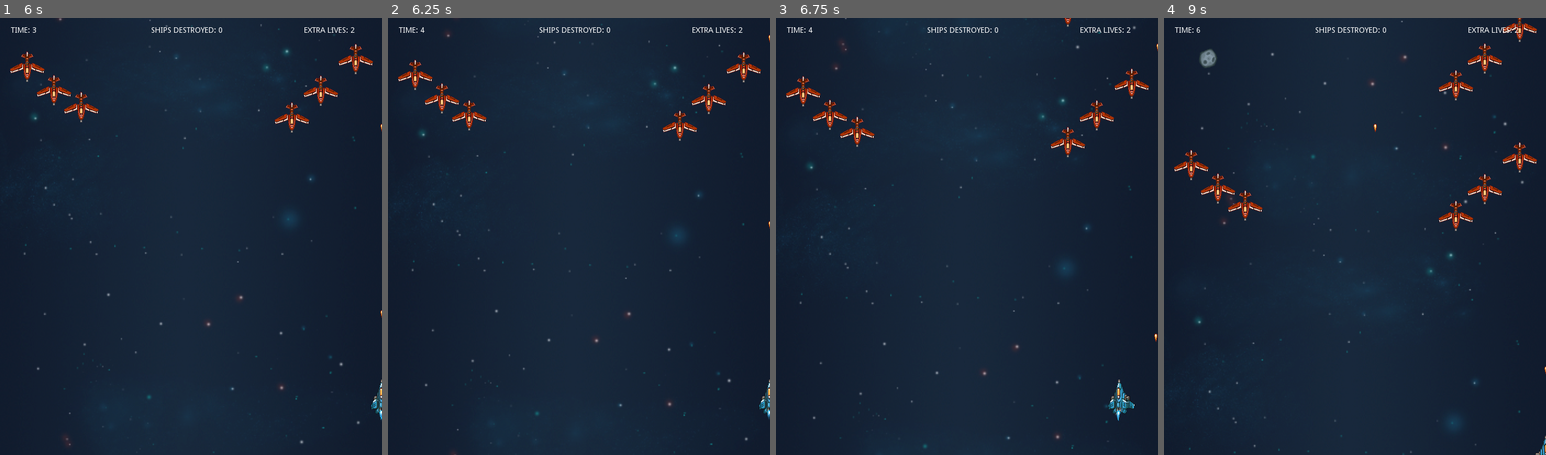
Above: before the commit, frames 1-4 (left to right).
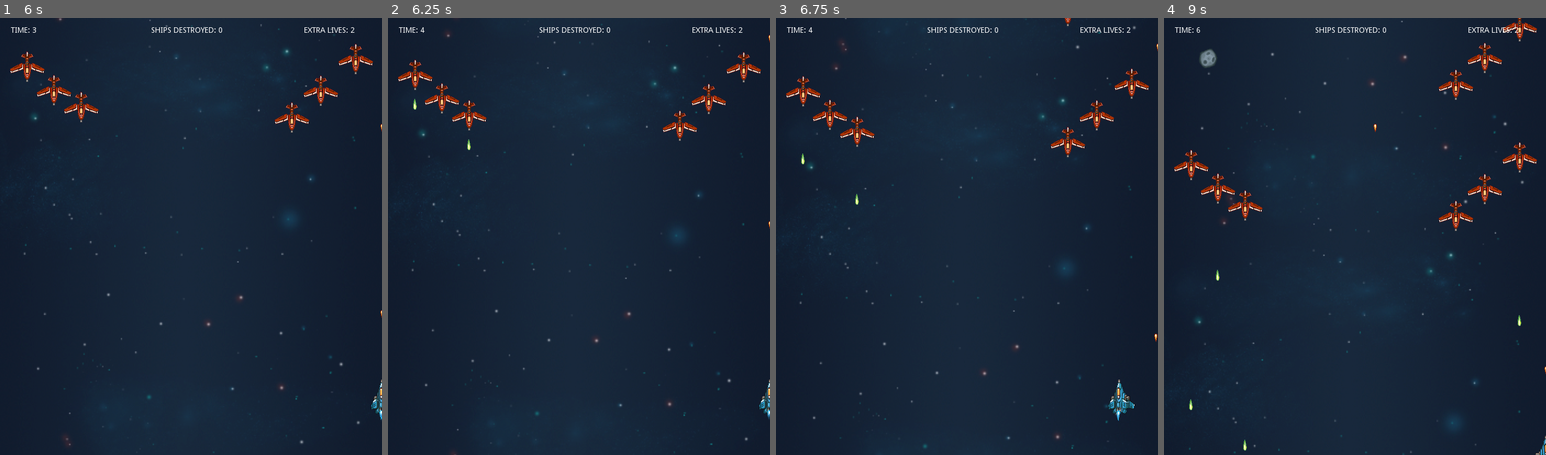
Above: after the commit, the same moments.

Repository: jdibble21/FP-Space-Odyssey
Game: Godot game, scene res://src/Menu.tscn
The game is run twice, just before and just after one commit, with the same random seed, the same clock (stepped at 60 frames per second) and the same inputs. Sound files missing from this copy of the repository are replaced by a short silence.
Inputs (mouse positions are in pixels of both pictures, inside the frame that each line leads up to):
- Up to frame 1 (6 s): click "PLAY!" at 0.5 s; click "PLAY!" at 1.25 s; click "Level One" at 2 s; move the mouse to (275, 214) at 2.77 s; press the mouse at (275, 214) at 2.78 s; hold D (move_right) 2.78-3.53 s; move the mouse to (114, 258) at 3.52 s; release the mouse at (114, 258) at 3.53 s; hold S (move_down) 3.53-4.28 s; click (114, 258) at 3.6 s; move the mouse to (229, 140) at 4.27 s; press the mouse at (229, 140) at 4.28 s; hold D (move_right) 4.28-5.03 s; move the mouse to (171, 323) at 5.02 s; release the mouse at (171, 323) at 5.03 s; hold W (move_up) 5.03-5.78 s; click (171, 323) at 5.1 s; move the mouse to (305, 302) at 5.77 s; press the mouse at (305, 302) at 5.78 s; hold A (move_left) from 5.78 s (still down)
- Up to frame 2 (6.25 s): keep holding A (move_left)
- Up to frame 3 (6.75 s): keep holding A (move_left); move the mouse to (852, 170) at 6.52 s; release the mouse at (852, 170) at 6.53 s; click (852, 170) at 6.6 s
- Up to frame 4 (9 s): move the mouse to (1374, 236) at 7.27 s; release A (move_left) at 7.28 s; press the mouse at (1374, 236) at 7.28 s; hold S (move_down) 7.28-8.03 s; move the mouse to (1297, 127) at 8.02 s; release the mouse at (1297, 127) at 8.03 s; hold D (move_right) 8.03-8.78 s; click (1297, 127) at 8.1 s; move the mouse to (1439, 214) at 8.77 s; press the mouse at (1439, 214) at 8.78 s; hold W (move_up) from 8.78 s (still down)

Frame 1 is identical in both runs. In frame 2, less than 0.1% of the frame differs, in the area x 6-22%, y 18-31%; in frame 3, less than 0.1%; in frame 4, 0.5%, in the area x 6-98%, y 0-99%.
Error before the commit: Invalid get index 'name' (on base: 'null instance'). (res://src/StandardEnemies/StandardEnemyEasy.gd:22)

Commit message:
Re-fix root node call from menu start

Diff:
--- a/project/src/AdvancedEnemies/AdvancedEnemyEasy.gd
+++ b/project/src/AdvancedEnemies/AdvancedEnemyEasy.gd
@@ -17,8 +17,7 @@
 	$ExplosionSprite.hide()
 	$Exhaust1.play("active")
 	$Exhaust2.play("active")
-	var current_scene = get_tree().get_current_scene()
-	_current_scene_name = current_scene.name
+	_current_scene_name = get_parent().name
 
 
 func _process(delta):
--- a/project/src/LevelOne/LevelOneShipSpawns.gd
+++ b/project/src/LevelOne/LevelOneShipSpawns.gd
@@ -71,12 +71,13 @@
 
 
 func _spawn_basic_ship_formation(formation):
+	var root_attach = get_tree().get_root().get_node(owner.name)
 	var _ship_one = _basic_ship.instance()
 	var _ship_two = _basic_ship.instance()
 	var _ship_three = _basic_ship.instance()
-	add_child(_ship_one)
-	add_child(_ship_two)
-	add_child(_ship_three)
+	root_attach.call_deferred("add_child",_ship_one)
+	root_attach.call_deferred("add_child",_ship_two)
+	root_attach.call_deferred("add_child",_ship_three)
 	_ship_one.position = Vector2(formation["pos1"][0],formation["pos1"][1])
 	_ship_two.position = Vector2(formation["pos2"][0],formation["pos2"][1])
 	_ship_three.position = Vector2(formation["pos3"][0],formation["pos3"][1])
--- a/project/src/Player/Player.gd
+++ b/project/src/Player/Player.gd
@@ -56,6 +56,8 @@
 
 
 func _fire():
+
+	print(owner)
 	var first_b = Bullet.instance()
 	first_b.connect("hit_enemy",self,"_on_enemy_destroyed")
 	owner.add_child(first_b)
--- a/project/src/StandardEnemies/StandardEnemyEasy.gd
+++ b/project/src/StandardEnemies/StandardEnemyEasy.gd
@@ -13,13 +13,12 @@
 var _powerup_drop_chance := randi()%12+1
 var _powerup_released := false
 var _time_elapsed := 0.0
-var _current_scene_name
+var current_scene_name := ""
 
 func _ready():
 	connect("destroyed",self,"_check_powerup_drop")
 	$AnimatedSprite.play("normal")
-	var current_scene = get_tree().get_current_scene()
-	_current_scene_name = current_scene.name
+	current_scene_name = get_parent().name
 
 
 func _process(delta):
@@ -34,7 +33,7 @@
 
 func _fire():
 	var b = Bullet.instance()
-	var root_attach = get_tree().get_root().get_node(_current_scene_name)
+	var root_attach = get_tree().get_root().get_node(current_scene_name)
 	root_attach.add_child(b)
 	b.transform = $Muzzle.global_transform
 
@@ -57,11 +56,11 @@
 		_powerup_released = true
 		var power_up = HealthPowerup.instance()
 		power_up.position = self.position
-		var root_attach = get_tree().get_root().get_node(_current_scene_name)
+		var root_attach = get_tree().get_root().get_node(current_scene_name)
 		root_attach.call_deferred("add_child",power_up)
 	if _powerup_drop_chance == 3 and !_powerup_released:
 		_powerup_released = true
 		var power_up = PlasmaAttackPowerup.instance()
 		power_up.position = self.position
-		var root_attach = get_tree().get_root().get_node(_current_scene_name)
+		var root_attach = get_tree().get_root().get_node(current_scene_name)
 		root_attach.call_deferred("add_child",power_up)
